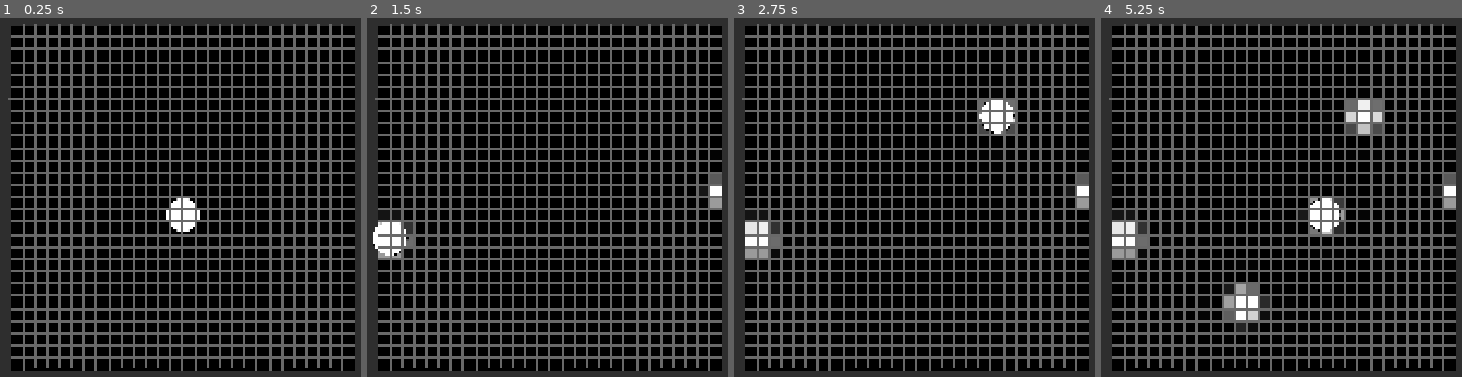
Above: before the commit, frames 1-4 (left to right).
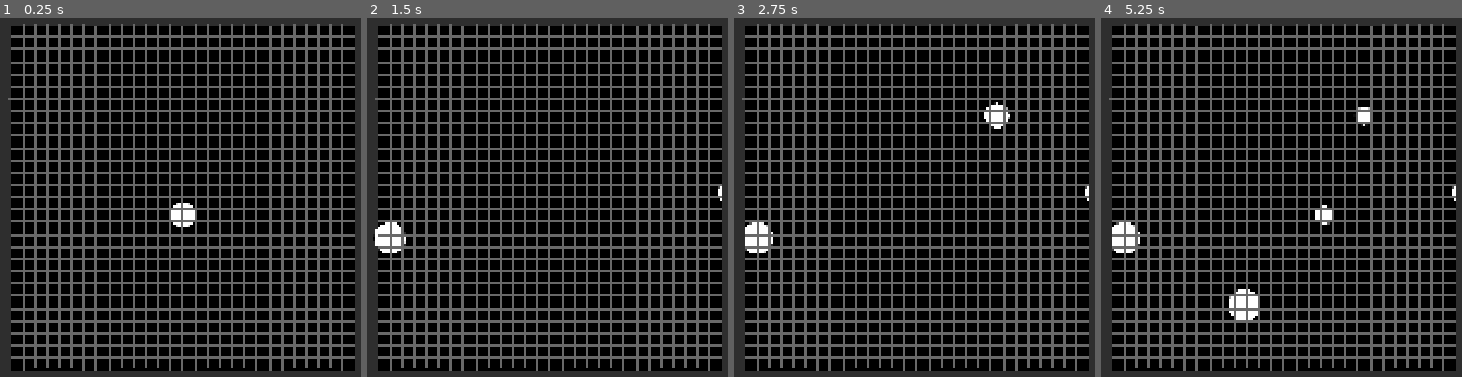
Above: after the commit, the same moments.

Repository: ADOGamedev/AI-Digit-Recognizer
Game: Godot game, scene res://scenes/paint_widget_controller.tscn
Same seed, same stepped clock (60 frames per second), same inputs: the game is played once before the commit and once after it. The project has no main scene, so this scene is started directly.
Inputs (mouse positions are in pixels of both pictures, inside the frame that each line leads up to):
- Up to frame 1 (0.25 s): no input
- Up to frame 2 (1.5 s): tap Enter at 0.5 s; move the mouse to (724, 193) at 0.52 s; tap Mouse wheel down (mouse_wheel_down) at 0.6 s; click (724, 193) at 0.67 s; tap Mouse wheel up (mouse_wheel_up) at 0.8, 1.35 s; tap Space at 1.25 s; move the mouse to (388, 236) at 1.27 s; click (388, 236) at 1.42 s
- Up to frame 3 (2.75 s): tap Mouse wheel down (mouse_wheel_down) at 1.55, 2.1 s; tap Enter at 2 s; move the mouse to (997, 114) at 2.02 s; click (997, 114) at 2.17 s; tap Mouse wheel up (mouse_wheel_up) at 2.3 s
- Up to frame 4 (5.25 s): tap Space at 2.75, 4.25 s; move the mouse to (1245, 305) at 2.77 s; tap Mouse wheel up (mouse_wheel_up) at 2.85, 3.8, 4.35 s; click (1245, 305) at 2.92 s; tap Mouse wheel down (mouse_wheel_down) at 3.05, 3.6, 4.55, 5.1 s; tap Enter at 3.5 s; move the mouse to (outside the picture) at 3.52 s; click (outside the picture) at 3.67 s; move the mouse to (outside the picture) at 4.27 s; click (outside the picture) at 4.42 s; move the mouse to (1324, 215) at 5.02 s; click (1324, 215) at 5.17 s

The runs differ from the first frame. In frame 1, 0.2% of the frame differs, in the area x 45-56%, y 50-60%; in frame 2, 0.5%; in frame 3, 1.0%; in frame 4, 2.5%, in the area x 3-99%, y 22-88%.

Commit message:
Brush size ratio done

Diff:
--- a/scenes/paint_widget.tscn
+++ b/scenes/paint_widget.tscn
@@ -32,6 +32,7 @@
 stretch_mode = 5
 
 [node name="compressed_image" type="TextureRect" parent="CenterContainer" unique_id=808307503]
+visible = false
 z_index = 1
 texture_filter = 1
 layout_mode = 2
--- a/src/paint_widget/overlay.gd
+++ b/src/paint_widget/overlay.gd
@@ -1,6 +1,8 @@
 extends Control
 
 const MNIST_DATASET_IMAGE_SIZE = 28
+const BASE_SIZE = 1080
+
 
 func _draw() -> void:
 	draw_brush_overlay()
--- a/src/paint_widget/paint_widget.gd
+++ b/src/paint_widget/paint_widget.gd
@@ -5,8 +5,6 @@
 @onready var overlay := $CenterContainer/overlay
 
 @export var use_antialiasing := true
-
-@export var BRUSH_SIZE_INCREMENT = 2
 
 var time_since_update = 0.0
 const UPDATE_INTERVAL = 1.0 / 24.0
@@ -31,7 +29,15 @@
 
 var image: Image
 var compressed_image : Image
-@export var brush_size := 80
+
+@export var brush_size_ratio = 2. / MNIST_DATASET_IMAGE_SIZE
+@onready var brush_size = image_node.size.y * brush_size_ratio
+@export var BRUSH_SIZE_RATIO_INCREMENT = 0.02
+
+var min_brush_size_ratio : float
+var MAX_BRUSH_SIZE_RATIO = 0.3
+
+
 var brush_pixels = []
 
 var prev_mouse_pos = null
@@ -44,6 +50,14 @@
 	init_compressed_image()
 	_rebuild_canvas()
 
+	min_brush_size_ratio = 1 / image_node.size.y
+	brush_size_ratio = 2. / MNIST_DATASET_IMAGE_SIZE
+	brush_size = image_node.size.y * brush_size_ratio
+
+	print(brush_size_ratio)
+	print(image_node.size.y)
+	print(brush_size)
+
 
 func _notification(what: int) -> void:
 	if what == NOTIFICATION_RESIZED:
@@ -70,6 +84,9 @@
 	image.fill(curr_color_config.bg_color)
 
 	image_node.texture = ImageTexture.create_from_image(image)
+
+	min_brush_size_ratio = 1 / image_node.size.y
+	brush_size = image_node.size.y * brush_size_ratio
 
 	compute_brush_pixels()
 
@@ -96,13 +113,15 @@
 		update_compressed_image()
 		time_since_update = 0.0
 
+	print(Engine.get_frames_per_second())
+
 
 func handle_input() -> void:
 	if Input.is_action_just_pressed("mouse_wheel_up"):
-		brush_size = max(1, brush_size + BRUSH_SIZE_INCREMENT)
+		update_brush_size_ratio(BRUSH_SIZE_RATIO_INCREMENT)
 		compute_brush_pixels()
 	elif Input.is_action_just_pressed("mouse_wheel_down"):
-		brush_size = max(1, brush_size - BRUSH_SIZE_INCREMENT)
+		update_brush_size_ratio(-BRUSH_SIZE_RATIO_INCREMENT)
 		compute_brush_pixels()
 
 	if Input.is_mouse_button_pressed(MOUSE_BUTTON_LEFT):
@@ -123,6 +142,11 @@
 	prev_mouse_pos = mouse_pos
 
 
+func update_brush_size_ratio(increment: float) -> void:
+	brush_size_ratio = max(min_brush_size_ratio / image_node.size.y, brush_size_ratio + increment)
+	brush_size = image_node.size.y * brush_size_ratio
+
+
 func update_compressed_image() -> void:
 	compressed_image = image.duplicate()
 	compressed_image.resize(MNIST_DATASET_IMAGE_SIZE, MNIST_DATASET_IMAGE_SIZE, Image.INTERPOLATE_LANCZOS)
